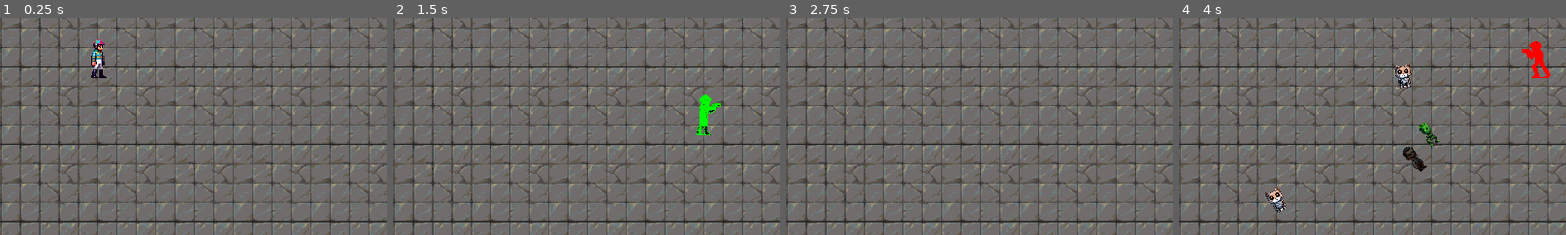
Above: before the commit, frames 1-4 (left to right).
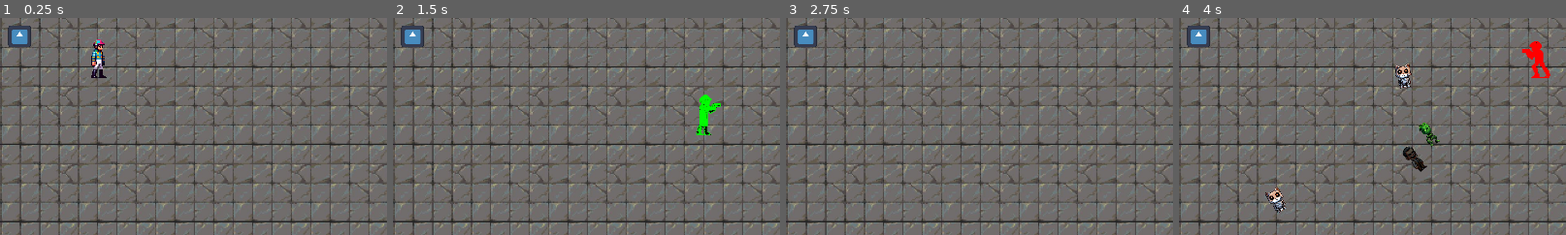
Above: after the commit, the same moments.

Repository: elVariable/gamejam
Game: Godot game, scene res://scenes/levels/main.tscn
The game is run twice, just before and just after one commit, with the same random seed, the same clock (stepped at 60 frames per second) and the same inputs. The engine's default icon, where the game draws it, is replaced by a stand-in: a white triangle on a blue panel in a dark square.
Inputs:
- Up to frame 1 (0.25 s): no input
- Up to frame 2 (1.5 s): tap Enter at 0.5 s; hold D (Right) 0.53-1.28 s; tap U (Fire0) at 0.6 s; hold S (Down) from 1.28 s (still down); tap I (Fire1) at 1.35 s
- Up to frame 3 (2.75 s): release S (Down) at 2.03 s; hold D (Right) from 2.03 s (still down); tap O (Fire2) at 2.1 s
- Up to frame 4 (4 s): release D (Right) at 2.78 s; hold W (Up) 2.78-3.53 s; tap P (Fire3) at 2.85 s; hold A (Left) from 3.53 s (still down); tap U (Fire0) at 3.6 s
The pictures show only the part of the screen within x 37-87%, y 42-92%; the shares and areas given below are measured in that part.

The runs differ from the first frame. In frame 1, 0.6% of the frame differs, in the area x 2-9%, y 3-14%; in frame 2, 0.6%; in frame 3, 0.6%; in frame 4, 0.6%.

Commit message:
Add chickpea_timer

Diff:
--- a/scenes/levels/main.tscn
+++ b/scenes/levels/main.tscn
@@ -1,9 +1,11 @@
-[gd_scene load_steps=7 format=3 uid="uid://clbtukas48r8x"]
+[gd_scene load_steps=9 format=3 uid="uid://clbtukas48r8x"]
 
 [ext_resource type="Script" path="res://scripts/main.gd" id="1_0n7wh"]
 [ext_resource type="PackedScene" uid="uid://culh4svls8ec1" path="res://scenes/prefabs/player.tscn" id="2_mcm3w"]
 [ext_resource type="PackedScene" uid="uid://dll22mutbq5yo" path="res://scenes/ui.tscn" id="4_tjnvw"]
+[ext_resource type="PackedScene" uid="uid://c1juomx4hnul1" path="res://scenes/prefabs/chickpea.tscn" id="5_idjof"]
 [ext_resource type="Texture2D" uid="uid://d1lyejfyi14dn" path="res://Assets/Texture/ConcretTile.jpg" id="5_ukeum"]
+[ext_resource type="Script" path="res://scripts/chickpea_timer.gd" id="6_7r0ql"]
 
 [sub_resource type="TileSetAtlasSource" id="TileSetAtlasSource_4idad"]
 texture = ExtResource("5_ukeum")
@@ -831,3 +833,13 @@
 tile_set = SubResource("TileSet_i4uyd")
 format = 2
 layer_0/tile_data = PackedInt32Array(0, 1048576, 1, 65536, 1048576, 2, 131072, 1048576, 3, 196608, 1048576, 4, 262144,  …(166666 unchanged characters)…
+
+[node name="Node2D" parent="." instance=ExtResource("5_idjof")]
+position = Vector2(765, 498)
+
+[node name="ChickpeaTimer" type="Timer" parent="."]
+wait_time = 10.0
+autostart = true
+script = ExtResource("6_7r0ql")
+
+[connection signal="timeout" from="ChickpeaTimer" to="ChickpeaTimer" method="_on_timeout"]
--- /dev/null
+++ b/scripts/chickpea_timer.gd
@@ -0,0 +1,22 @@
+extends Timer
+
+var chickpea = preload("res://scenes/prefabs/chickpea.tscn")
+
+# Called when the node enters the scene tree for the first time.
+func _ready():
+    pass # Replace with function body.
+
+
+# Called every frame. 'delta' is the elapsed time since the previous frame.
+func _process(delta):
+    pass
+
+
+func _on_timeout():
+    var level = get_tree().root
+    var res = get_viewport().get_window().size
+    var new_pos = Vector2(randi() % int(res.x), randi() % int(res.y))
+
+    var chickpea_inst = chickpea.instantiate()
+    chickpea_inst.position = new_pos
+    level.add_child(chickpea_inst)
